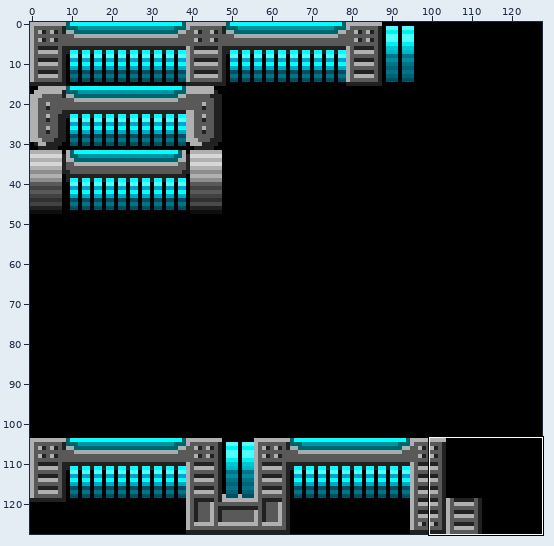
One commit to this sprite sheet: resources/spritesheets/tiles/testtiles16.png. The picture above shows the old version from afar; the outline marks the close-up.
Close-up. Before:
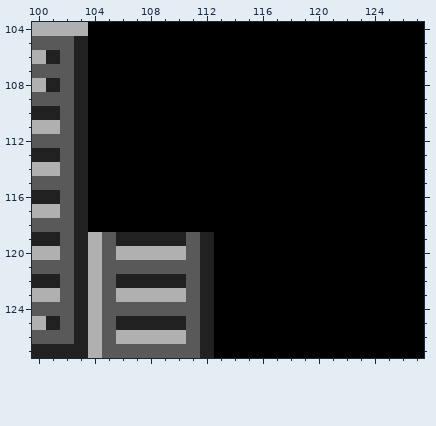
The file is 128x128 pixels. Colours within 5 levels of each other are drawn and written as one. Shown: x 100..127, y 104..127.
And afterwards:
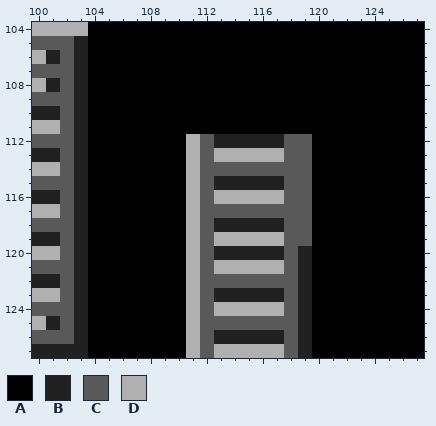
Palette (. is transparent): A #000000  B #212121  C #595959  D #b0b0b0
Diff:
The author changed colour B to colour A in row 119 at x 106 to 110; in row 122 at x 106 to 110; in row 125 at x 106 to 110.
The author changed colour C to colour A in rows 119 to 120 at x 105; in row 121 at x 105 to 110; in rows 122 to 123 at x 105; in row 124 at x 105 to 110; in rows 125 to 126 at x 105; in row 127 at x 105 to 110.
The author changed colour D to colour A in row 119 at x 104; in row 120 at x 104 and 106 to 110; in rows 121 to 122 at x 104; in row 123 at x 104 and 106 to 110; in rows 124 to 125 at x 104; in row 126 at x 104 and 106 to 110.
The author changed colour D to colour A in row 127 at x 104.
The author changed colour A to colour B in row 112 at x 113 to 117; in row 115 at x 113 to 117; in row 118 at x 113 to 117; in row 120 at x 113 to 117 and 119; in rows 121 to 122 at x 119; in row 123 at x 113 to 117 and 119.
The author changed colour A to colour B in rows 124 to 125 at x 119; in row 126 at x 113 to 117 and 119; in row 127 at x 119.
The author changed colour A to colour C in rows 112 to 113 at x 112 and 118 to 119; in row 114 at x 112 to 119; in rows 115 to 116 at x 112 and 118 to 119; in row 117 at x 112 to 119; in row 118 at x 112 and 118 to 119; in row 119 at x 118 to 119.
The author changed colour A to colour C in rows 120 to 121 at x 118; in row 122 at x 113 to 118; in rows 123 to 124 at x 118; in row 125 at x 113 to 118; in rows 126 to 127 at x 118.
The author changed colour B to colour C in rows 119 to 127 at x 112.
The author changed colour A to colour D in row 112 at x 111; in row 113 at x 111 and 113 to 117; in rows 114 to 115 at x 111; in row 116 at x 111 and 113 to 117; in rows 117 to 118 at x 111; in row 119 at x 113 to 117.
The author changed colour A to colour D in row 121 at x 113 to 117; in row 124 at x 113 to 117; in row 127 at x 113 to 117.
The author changed colour C to colour D in rows 119 to 127 at x 111.
Where, in picture pixels (left, top, right, bottom), the same in both close-ups:
changed: (88, 134, 312, 358)
